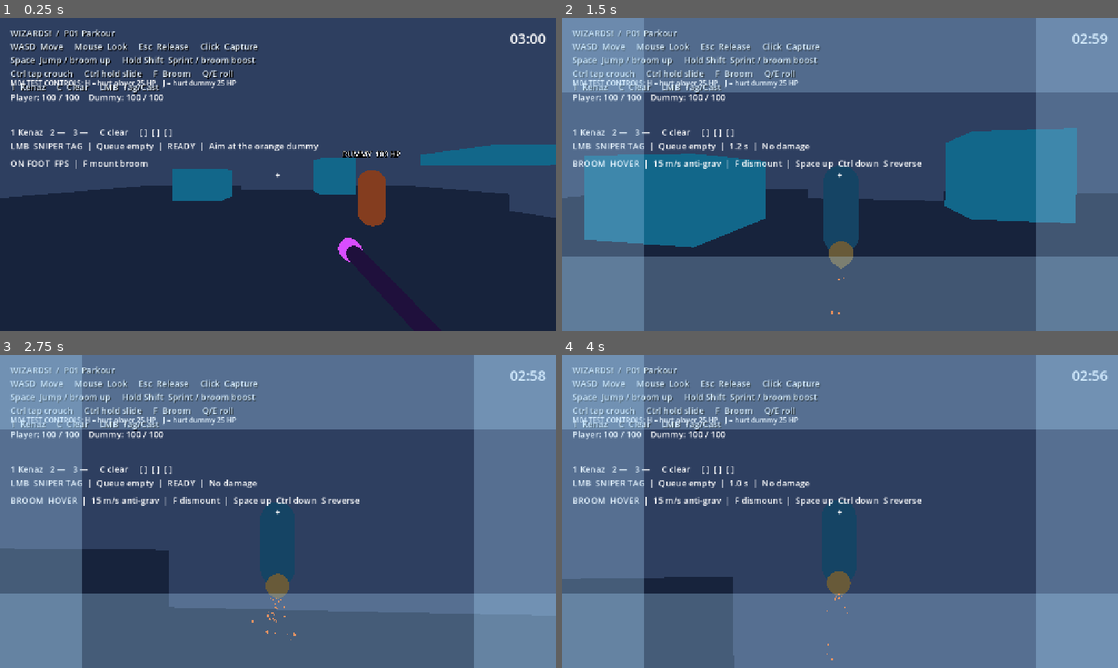
Above: before the commit, frames 1-4 (two rows, left to right).
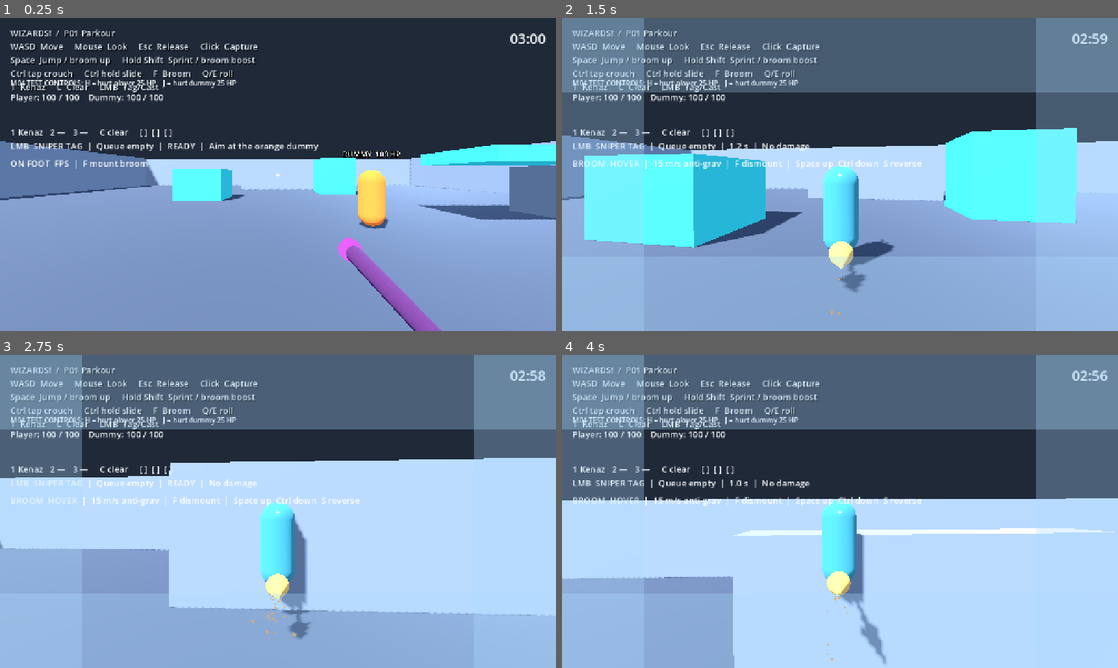
Above: after the commit, the same moments.

Repository: Addersoft/MAGICIDE-
Game: Godot game, scene res://scenes/boot/main.tscn
Same seed, same stepped clock (60 frames per second), same inputs: the game is played once before the commit and once after it.
Inputs (mouse positions are in pixels of both pictures, inside the frame that each line leads up to):
- Up to frame 1 (0.25 s): no input
- Up to frame 2 (1.5 s): tap Enter at 0.5 s; move the mouse to (867, 174) at 0.52 s; hold Ctrl (crouch_modifier) 0.53-1.28 s; hold W (move_forward) from 0.53 s (still down); click (867, 174) at 0.67 s; tap Space (jump) at 0.77 s; move the mouse to (812, 174) at 1.27 s; tap F (mount_broom) at 1.35 s
- Up to frame 3 (2.75 s): keep holding W (move_forward); tap Space (jump) at 1.52 s; move the mouse to (289, 505) at 2.02 s; hold Right mouse button (parkour_glide) from 2.03 s (still down)
- Up to frame 4 (4 s): keep holding W (move_forward); move the mouse to (834, 517) at 2.77 s; release Right mouse button (parkour_glide) at 2.78 s; tap Alt (parkour_slide) at 2.85 s; click (834, 517) at 2.92 s; tap Space (jump) at 3.02, 3.77 s; move the mouse to (878, 514) at 3.52 s; press the mouse at (878, 514) at 3.53 s

The runs differ from the first frame. In frame 1, 96% of the frame differs, in the area x 0-100%, y 0-100%; in frame 2, 90%; in frame 3, 90%; in frame 4, 90%.

Commit message:
Restore Drive open-arena lighting: 4m walls, no ceiling, brighter ambient + fill

Diff:
--- a/scenes/arenas/arena_graybox.tscn
+++ b/scenes/arenas/arena_graybox.tscn
@@ -14,25 +14,25 @@
 [sub_resource type="BoxShape3D" id="shape0"]
 size=Vector3(40,1,40)
 [sub_resource type="BoxMesh" id="mesh1"]
-size=Vector3(40,16,1)
+size=Vector3(40,4,1)
 material=SubResource("wall")
 [sub_resource type="BoxShape3D" id="shape1"]
-size=Vector3(40,16,1)
+size=Vector3(40,4,1)
 [sub_resource type="BoxMesh" id="mesh2"]
-size=Vector3(40,16,1)
+size=Vector3(40,4,1)
 material=SubResource("wall")
 [sub_resource type="BoxShape3D" id="shape2"]
-size=Vector3(40,16,1)
+size=Vector3(40,4,1)
 [sub_resource type="BoxMesh" id="mesh3"]
-size=Vector3(1,16,40)
+size=Vector3(1,4,40)
 material=SubResource("wall")
 [sub_resource type="BoxShape3D" id="shape3"]
-size=Vector3(1,16,40)
+size=Vector3(1,4,40)
 [sub_resource type="BoxMesh" id="mesh4"]
-size=Vector3(1,16,40)
+size=Vector3(1,4,40)
 material=SubResource("wall")
 [sub_resource type="BoxShape3D" id="shape4"]
-size=Vector3(1,16,40)
+size=Vector3(1,4,40)
 [sub_resource type="BoxMesh" id="mesh5"]
 size=Vector3(3,2,3)
 material=SubResource("accent")
@@ -58,11 +58,6 @@
 material=SubResource("wall")
 [sub_resource type="BoxShape3D" id="shape9"]
 size=Vector3(1,2,3)
-[sub_resource type="BoxMesh" id="mesh10"]
-size=Vector3(40,1,40)
-material=SubResource("wall")
-[sub_resource type="BoxShape3D" id="shape10"]
-size=Vector3(40,1,40)
 [node name="ArenaGraybox" type="Node3D"]
 [node name="Floor" type="StaticBody3D" parent="."]
 position=Vector3(0,-0.5,0)
@@ -73,7 +68,7 @@
 [node name="Shape" type="CollisionShape3D" parent="Floor"]
 shape=SubResource("shape0")
 [node name="North" type="StaticBody3D" parent="."]
-position=Vector3(0,8,-20)
+position=Vector3(0,2,-20)
 collision_layer=1
 collision_mask=2
 [node name="Mesh" type="MeshInstance3D" parent="North"]
@@ -81,7 +76,7 @@
 [node name="Shape" type="CollisionShape3D" parent="North"]
 shape=SubResource("shape1")
 [node name="South" type="StaticBody3D" parent="."]
-position=Vector3(0,8,20)
+position=Vector3(0,2,20)
 collision_layer=1
 collision_mask=2
 [node name="Mesh" type="MeshInstance3D" parent="South"]
@@ -89,7 +84,7 @@
 [node name="Shape" type="CollisionShape3D" parent="South"]
 shape=SubResource("shape2")
 [node name="West" type="StaticBody3D" parent="."]
-position=Vector3(-20,8,0)
+position=Vector3(-20,2,0)
 collision_layer=1
 collision_mask=2
 [node name="Mesh" type="MeshInstance3D" parent="West"]
@@ -97,21 +92,13 @@
 [node name="Shape" type="CollisionShape3D" parent="West"]
 shape=SubResource("shape3")
 [node name="East" type="StaticBody3D" parent="."]
-position=Vector3(20,8,0)
+position=Vector3(20,2,0)
 collision_layer=1
 collision_mask=2
 [node name="Mesh" type="MeshInstance3D" parent="East"]
 mesh=SubResource("mesh4")
 [node name="Shape" type="CollisionShape3D" parent="East"]
 shape=SubResource("shape4")
-[node name="Ceiling" type="StaticBody3D" parent="."]
-position=Vector3(0,16.5,0)
-collision_layer=1
-collision_mask=2
-[node name="Mesh" type="MeshInstance3D" parent="Ceiling"]
-mesh=SubResource("mesh10")
-[node name="Shape" type="CollisionShape3D" parent="Ceiling"]
-shape=SubResource("shape10")
 [node name="BlockA" type="StaticBody3D" parent="."]
 position=Vector3(-5,1,-5)
 collision_layer=1
--- a/scenes/boot/main.tscn
+++ b/scenes/boot/main.tscn
@@ -11,18 +11,25 @@
 [ext_resource type="Script" path="res://scripts/ui/speed_vignette.gd" id="10"]
 [sub_resource type="Environment" id="Environment"]
 background_mode=1
-background_color=Color(0.08,0.11,0.16,1)
+background_color=Color(0.12,0.16,0.22,1)
 ambient_light_source=3
-ambient_light_color=Color(0.7,0.8,1,1)
-ambient_light_energy=0.65
+ambient_light_color=Color(0.78,0.86,1.0,1)
+ambient_light_energy=1.05
+tonemap_mode=2
+tonemap_white=1.0
 [node name="Main" type="Node3D"]
 [node name="WorldEnvironment" type="WorldEnvironment" parent="."]
 environment=SubResource("Environment")
 [node name="Sun" type="DirectionalLight3D" parent="."]
-rotation_degrees=Vector3(-55,-25,0)
-light_color=Color(1,0.91,0.79,1)
-light_energy=1.1
+rotation_degrees=Vector3(-50,-35,0)
+light_color=Color(1.0,0.94,0.86,1)
+light_energy=1.35
 shadow_enabled=true
+[node name="FillLight" type="DirectionalLight3D" parent="."]
+rotation_degrees=Vector3(-25,140,0)
+light_color=Color(0.55,0.7,0.95,1)
+light_energy=0.35
+shadow_enabled=false
 [node name="ArenaGraybox" parent="." instance=ExtResource("1")]
 [node name="Player" parent="." instance=ExtResource("2")]
 position=Vector3(0,0.1,8)
Not shown: 1 places in scenes/arenas/arena_graybox.tscn that only renumber resources
